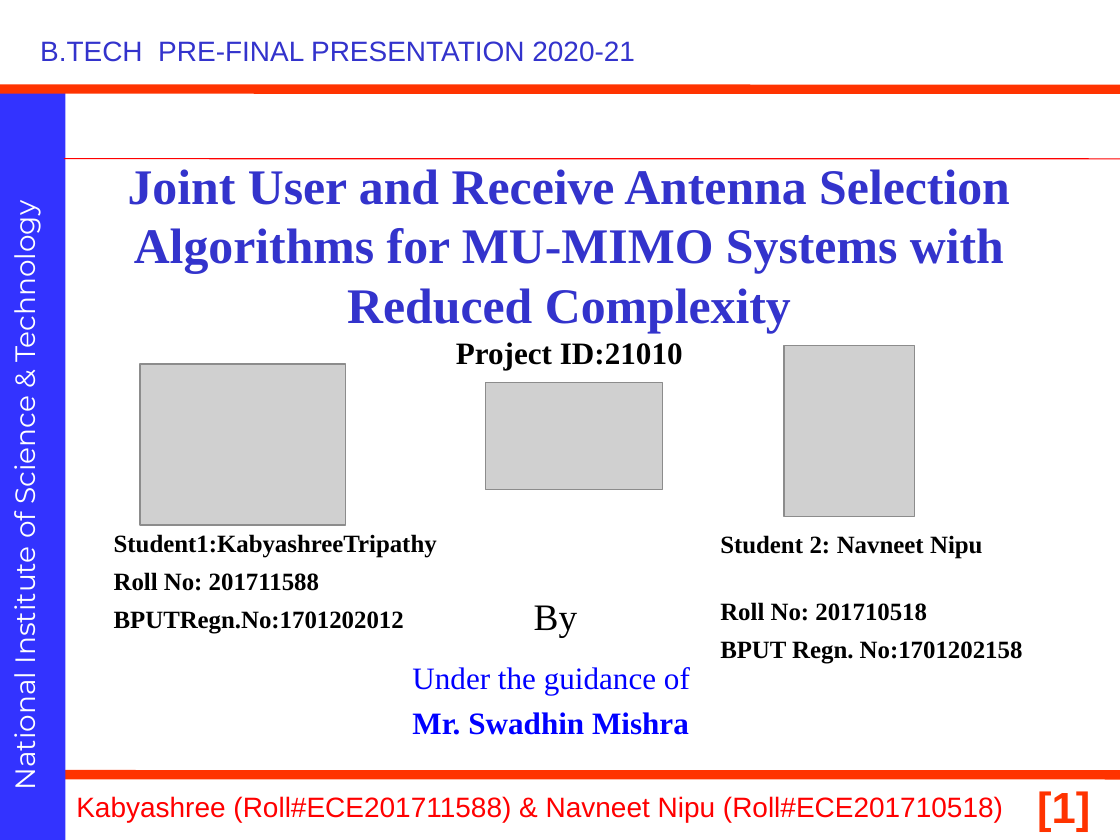
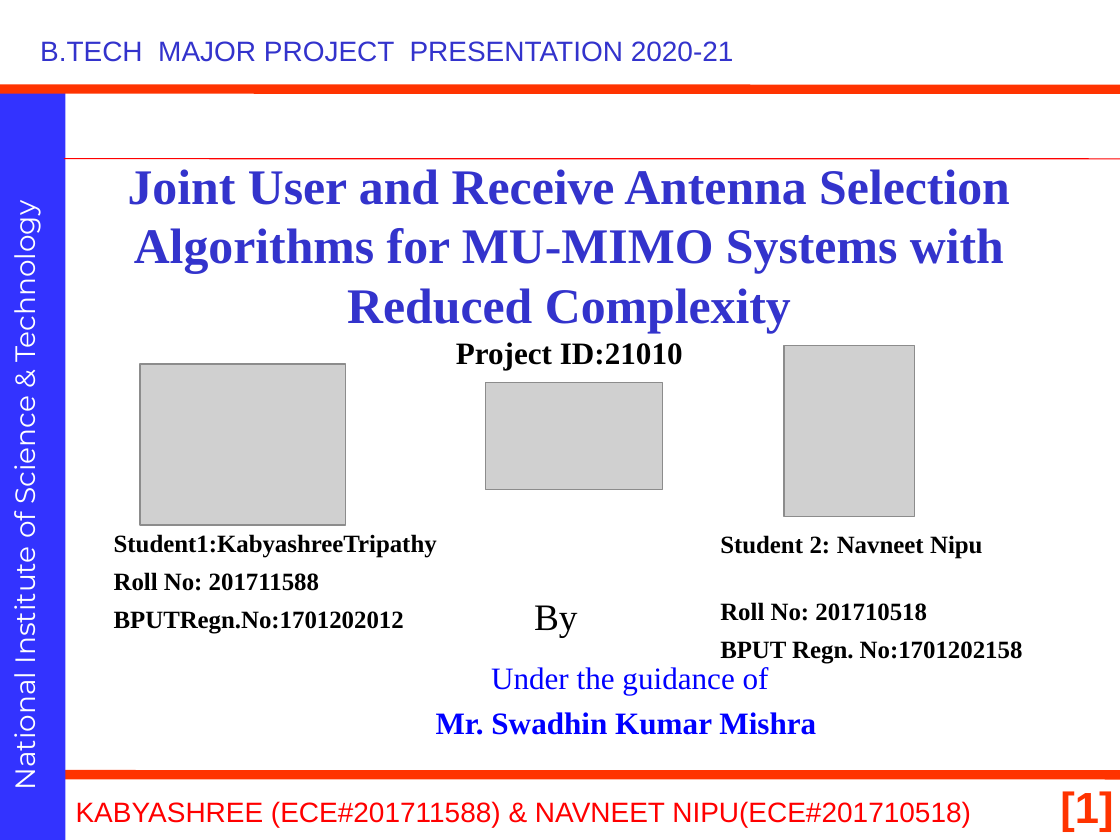
Before and after one commit to navneetnipu/btech_project, a slide deck: slide 1 of 21010.pptx. Drawn at 1120x840 pixels with LibreOffice and Linux fonts; fonts in the diff are those of the drawing; grey boxes stand for pictures; background and template pictures are left out. Boxes give left, top, right and bottom in pixels: in the first picture for what was removed or moved away, otherwise in the second. Text is boxed around its words. In the diff, an @@ line names an element or a change of style, - is before the commit and + after.

```diff
--- a/21010.pptx
+++ b/21010.pptx
@@ text at bbox=[40, 41, 734, 62]: text changed @@
-B.TECH PRE-FINAL PRESENTATION 2020-21
+B.TECH MAJOR PROJECT PRESENTATION 2020-21
@@ text "Under the guidance of": place and size @@
-text "Under the guidance of" at bbox=[412, 667, 690, 735]
+text "Under the guidance of" at bbox=[436, 667, 816, 735]
@@ text at bbox=[491, 667, 769, 694]: alignment justified to centre @@
@@ text at bbox=[436, 712, 816, 735]: text changed @@
-Mr. Swadhin Mishra
+Mr. Swadhin Kumar Mishra
@@ page number: place and size @@
-page number at bbox=[1037, 791, 1090, 832]
+page number at bbox=[1060, 791, 1113, 832]
@@ text at bbox=[76, 801, 971, 827]: text changed @@
-Kabyashree (Roll#ECE201711588) & Navneet Nipu (Roll#ECE201710518)
+KABYASHREE (ECE#201711588) & NAVNEET NIPU(ECE#201710518)
```
Also in this commit, not shown: 26 other slides changed, 6 slides added, 1 slide removed.
